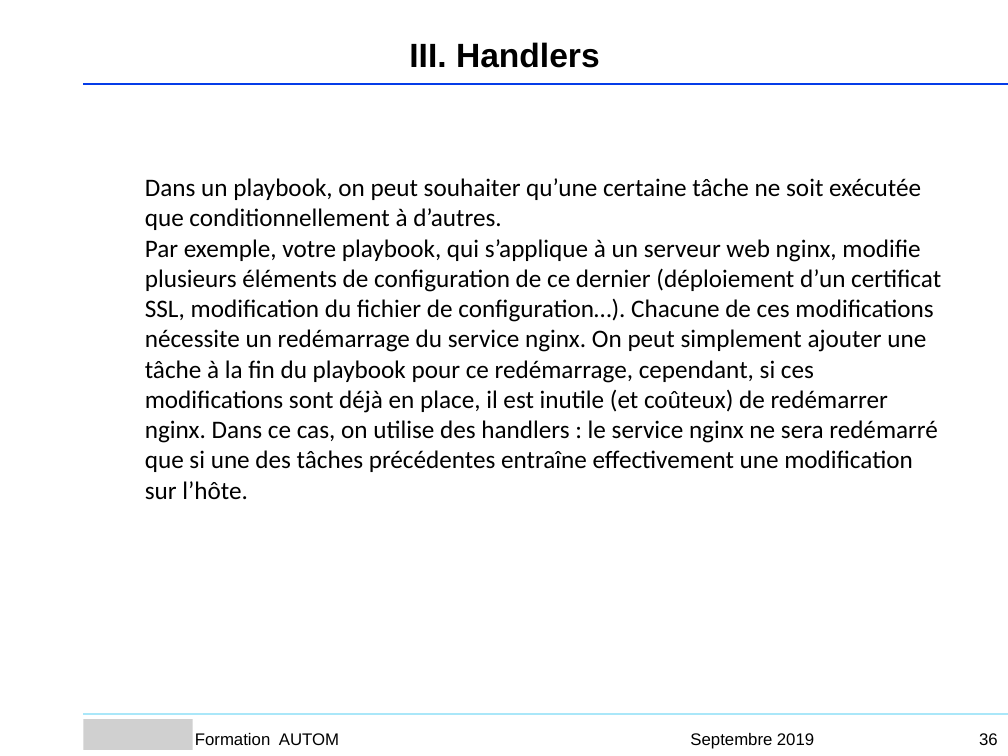
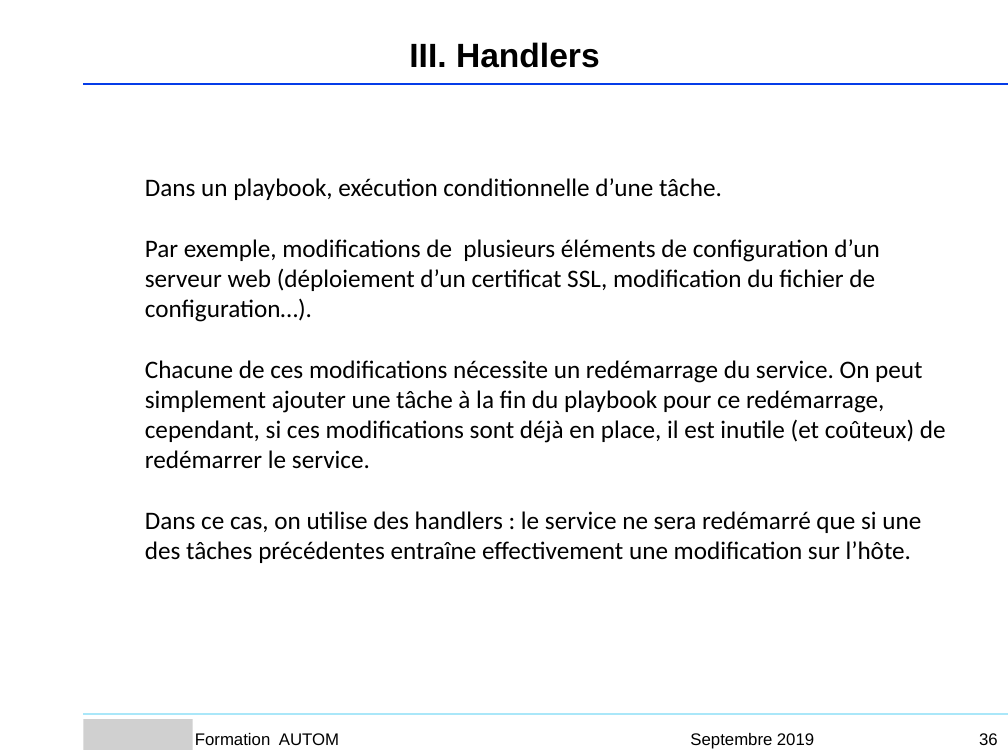
Before and after one commit to Sputnik93/cours_ansible, a slide deck: slide 36 of Ansible_support_cours_AGO.ppt. Drawn at 1008x756 pixels with LibreOffice and Linux fonts; fonts in the diff are those of the drawing; grey boxes stand for pictures; background and template pictures are left out. Boxes give left, top, right and bottom in pixels: in the first picture for what was removed or moved away, otherwise in the second. Text is boxed around its words. In the diff, an @@ line names an element or a change of style, - is before the commit and + after.

```diff
--- a/Ansible_support_cours_AGO.ppt
+++ b/Ansible_support_cours_AGO.ppt
@@ text at (x1=145, y1=178, x2=946, y2=563): text changed @@
-Dans un playbook, on peut souhaiter qu’une certaine tâche ne soit exécutée que conditionnellement à d’autres.
-Par exemple, votre playbook, qui s’applique à un serveur web nginx, modifie plusieurs éléments de configuration de ce dernier (déploiement d’un certificat SSL, modification du fichier de configuration…). Chacune de ces modifications nécessite un redémarrage du service nginx. On peut simplement ajouter une tâche à la fin du playbook pour ce redémarrage, cependant, si ces modifications sont déjà en place, il est inutile (et coûteux) de redémarrer nginx. Dans ce cas, on utilise des handlers : le service nginx ne sera redémarré que si une des tâches précédentes entraîne effectivement une modification sur l’hôte.
+Dans un playbook, exécution conditionnelle d’une tâche.
+Par exemple, modifications de plusieurs éléments de configuration d’un serveur web (déploiement d’un certificat SSL, modification du fichier de configuration…).
+Chacune de ces modifications nécessite un redémarrage du service. On peut simplement ajouter une tâche à la fin du playbook pour ce redémarrage, cependant, si ces modifications sont déjà en place, il est inutile (et coûteux) de redémarrer le service.
+Dans ce cas, on utilise des handlers : le service ne sera redémarré que si une des tâches précédentes entraîne effectivement une modification sur l’hôte.
```
Also in this commit, not shown: 4 other slides changed, 5 slides added, 12 slides removed, 1 other file.
